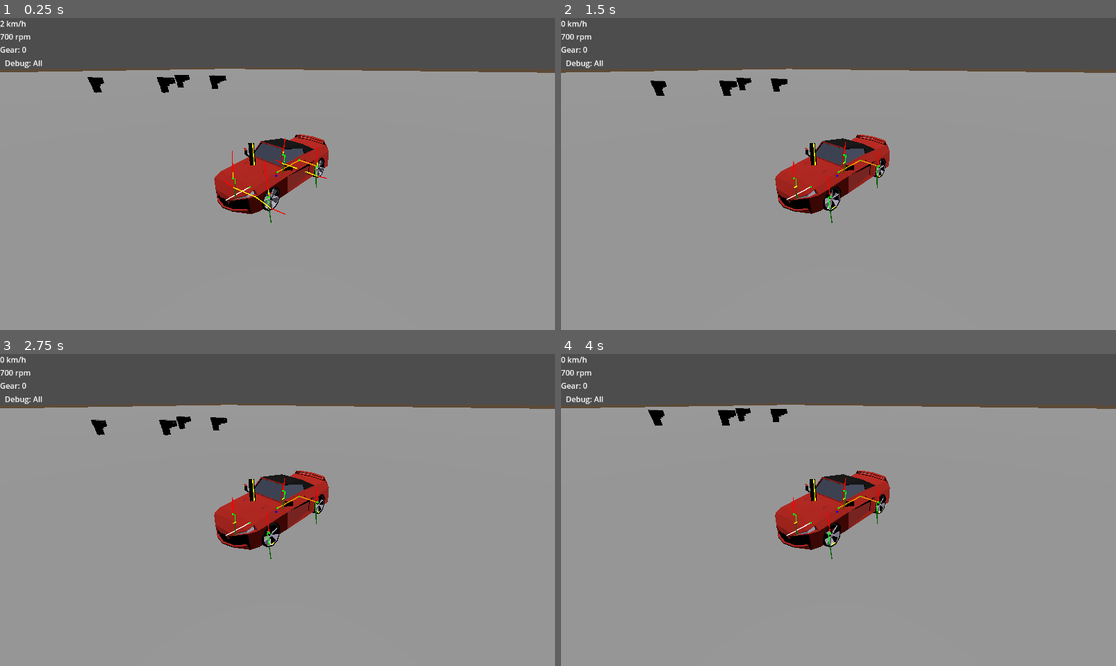
Above: before the commit, frames 1-4 (two rows, left to right).
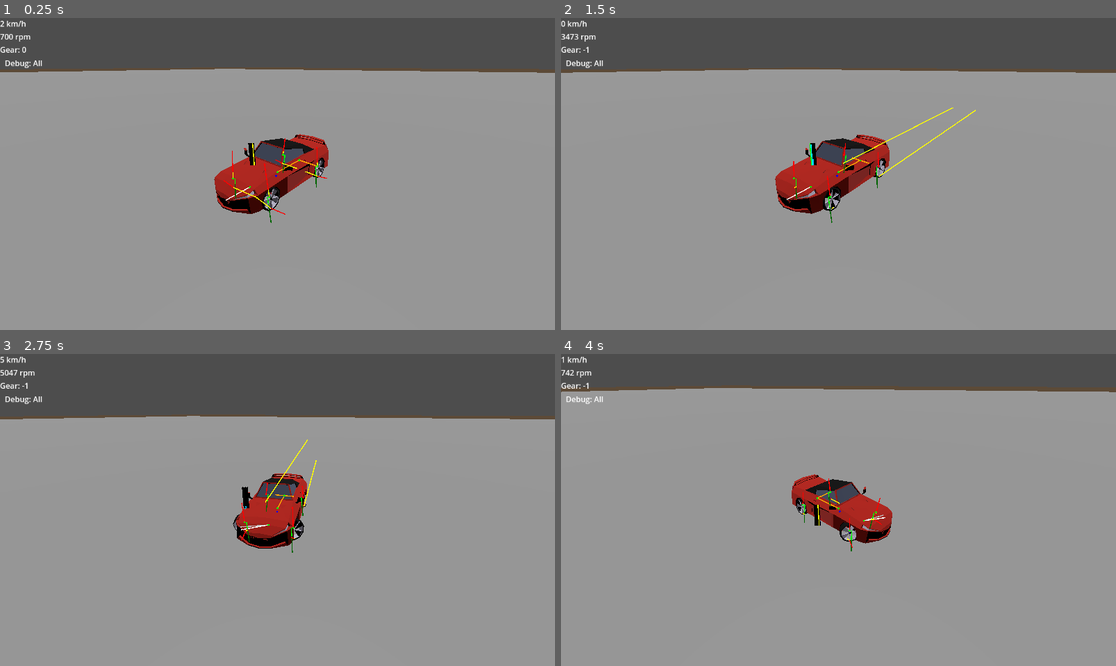
Above: after the commit, the same moments.

Repository: BuddyTynes/Zoomer-Battle
Game: Godot game, scene res://scenes/levels/level1.tscn
Same seed, same stepped clock (60 frames per second), same inputs: the game is played once before the commit and once after it. This scene is started directly instead of the project's main scene.
Inputs:
- Up to frame 1 (0.25 s): no input
- Up to frame 2 (1.5 s): hold D (Steer Right, bound only after the commit) 0.53-1.28 s; tap W (Throttle, bound only after the commit) at 0.6 s; tap Space (jump_or_clamp, bound only after the commit) at 0.77 s; hold S (Brakes, bound only after the commit) from 1.28 s (still down); tap Shift (activate_jet, bound only after the commit) at 1.35 s
- Up to frame 3 (2.75 s): tap Space (jump_or_clamp, bound only after the commit) at 1.52 s; release S (Brakes, bound only after the commit) at 2.03 s; hold D (Steer Right, bound only after the commit) from 2.03 s (still down); hold E (fire_guns, bound only after the commit) from 2.03 s (still down)
- Up to frame 4 (4 s): release E (fire_guns, bound only after the commit) at 2.78 s; tap W (Throttle, bound only after the commit) at 2.85 s; tap Space (jump_or_clamp, bound only after the commit) at 3.02, 3.77 s; release D (Steer Right, bound only after the commit) at 3.53 s; hold A (Steer Left, bound only after the commit) from 3.53 s (still down); hold Shift (activate_jet, bound only after the commit) from 3.53 s (still down)

The runs differ from the first frame. In frame 1, 0.4% of the frame differs, in the area x 15-41%, y 18-25%; in frame 2, 0.7%; in frame 3, 6.6%; in frame 4, 9.4%, in the area x 0-100%, y 0-66%.

Commit message:
Adding keybaord controls

Diff:
--- a/project.godot
+++ b/project.godot
@@ -49,59 +49,58 @@
 , Object(InputEventKey,"resource_local_to_scene":false,"resource_name":"","device":-1,"window_id":0,"alt_pressed":false …(183 unchanged characters)…
 ]
 }
-engine_power={
-"deadzone": 0.5,
-"events": [Object(InputEventJoypadMotion,"resource_local_to_scene":false,"resource_name":"","device":-1,"axis":5,"axis_value":1.0,"script":null)
-]
-}
-reverse_power={
-"deadzone": 0.5,
-"events": [Object(InputEventJoypadMotion,"resource_local_to_scene":false,"resource_name":"","device":-1,"axis":4,"axis_value":1.0,"script":null)
-]
-}
 jump_or_clamp={
 "deadzone": 0.5,
 "events": [Object(InputEventJoypadButton,"resource_local_to_scene":false,"resource_name":"","device":-1,"button_index":10,"pressure":0.0,"pressed":true,"script":null)
+, Object(InputEventKey,"resource_local_to_scene":false,"resource_name":"","device":-1,"window_id":0,"alt_pressed":false,"shift_pressed":false,"ctrl_pressed":false,"meta_pressed":false,"pressed":false,"keycode":0,"physical_keycode":32,"key_label":0,"unicode":32,"location":0,"echo":false,"script":null)
 ]
 }
 ui_right_stick_up={
 "deadzone": 0.5,
 "events": [Object(InputEventJoypadMotion,"resource_local_to_scene":false,"resource_name":"","device":-1,"axis":3,"axis_value":-1.0,"script":null)
+, Object(InputEventKey,"resource_local_to_scene":false,"resource_name":"","device":-1,"window_id":0,"alt_pressed":false,"shift_pressed":true,"ctrl_pressed":false,"meta_pressed":false,"pressed":false,"keycode":0,"physical_keycode":87,"key_label":0,"unicode":87,"location":0,"echo":false,"script":null)
 ]
 }
 ui_right_stick_down={
 "deadzone": 0.5,
 "events": [Object(InputEventJoypadMotion,"resource_local_to_scene":false,"resource_name":"","device":-1,"axis":3,"axis_value":1.0,"script":null)
+, Object(InputEventKey,"resource_local_to_scene":false,"resource_name":"","device":-1,"window_id":0,"alt_pressed":false,"shift_pressed":true,"ctrl_pressed":false,"meta_pressed":false,"pressed":false,"keycode":0,"physical_keycode":83,"key_label":0,"unicode":83,"location":0,"echo":false,"script":null)
 ]
 }
 ui_right_stick_left={
 "deadzone": 0.5,
 "events": [Object(InputEventJoypadMotion,"resource_local_to_scene":false,"resource_name":"","device":-1,"axis":2,"axis_value":-1.0,"script":null)
+, Object(InputEventKey,"resource_local_to_scene":false,"resource_name":"","device":-1,"window_id":0,"alt_pressed":false,"shift_pressed":true,"ctrl_pressed":false,"meta_pressed":false,"pressed":false,"keycode":0,"physical_keycode":65,"key_label":0,"unicode":65,"location":0,"echo":false,"script":null)
 ]
 }
 ui_right_stick_right={
 "deadzone": 0.5,
 "events": [Object(InputEventJoypadMotion,"resource_local_to_scene":false,"resource_name":"","device":-1,"axis":2,"axis_value":1.0,"script":null)
+, Object(InputEventKey,"resource_local_to_scene":false,"resource_name":"","device":-1,"window_id":0,"alt_pressed":false,"shift_pressed":true,"ctrl_pressed":false,"meta_pressed":false,"pressed":false,"keycode":0,"physical_keycode":68,"key_label":0,"unicode":68,"location":0,"echo":false,"script":null)
 ]
 }
 "Steer Left"={
 "deadzone": 0.5,
 "events": [Object(InputEventJoypadMotion,"resource_local_to_scene":false,"resource_name":"","device":-1,"axis":0,"axis_value":-1.0,"script":null)
+, Object(InputEventKey,"resource_local_to_scene":false,"resource_name":"","device":-1,"window_id":0,"alt_pressed":false,"shift_pressed":false,"ctrl_pressed":false,"meta_pressed":false,"pressed":false,"keycode":0,"physical_keycode":65,"key_label":0,"unicode":97,"location":0,"echo":false,"script":null)
 ]
 }
 "Steer Right"={
 "deadzone": 0.5,
 "events": [Object(InputEventJoypadMotion,"resource_local_to_scene":false,"resource_name":"","device":-1,"axis":0,"axis_value":1.0,"script":null)
+, Object(InputEventKey,"resource_local_to_scene":false,"resource_name":"","device":-1,"window_id":0,"alt_pressed":false,"shift_pressed":false,"ctrl_pressed":false,"meta_pressed":false,"pressed":false,"keycode":0,"physical_keycode":68,"key_label":0,"unicode":100,"location":0,"echo":false,"script":null)
 ]
 }
 Brakes={
 "deadzone": 0.5,
 "events": [Object(InputEventJoypadMotion,"resource_local_to_scene":false,"resource_name":"","device":-1,"axis":4,"axis_value":1.0,"script":null)
+, Object(InputEventKey,"resource_local_to_scene":false,"resource_name":"","device":-1,"window_id":0,"alt_pressed":false,"shift_pressed":false,"ctrl_pressed":false,"meta_pressed":false,"pressed":false,"keycode":0,"physical_keycode":83,"key_label":0,"unicode":115,"location":0,"echo":false,"script":null)
 ]
 }
 Throttle={
 "deadzone": 0.5,
 "events": [Object(InputEventJoypadMotion,"resource_local_to_scene":false,"resource_name":"","device":-1,"axis":5,"axis_value":1.0,"script":null)
+, Object(InputEventKey,"resource_local_to_scene":false,"resource_name":"","device":-1,"window_id":0,"alt_pressed":false,"shift_pressed":false,"ctrl_pressed":false,"meta_pressed":false,"pressed":false,"keycode":0,"physical_keycode":87,"key_label":0,"unicode":119,"location":0,"echo":false,"script":null)
 ]
 }
 Handbrake={
@@ -128,6 +127,7 @@
 fire_guns={
 "deadzone": 0.5,
 "events": [Object(InputEventJoypadButton,"resource_local_to_scene":false,"resource_name":"","device":-1,"button_index":9,"pressure":0.0,"pressed":true,"script":null)
+, Object(InputEventKey,"resource_local_to_scene":false,"resource_name":"","device":-1,"window_id":0,"alt_pressed":false,"shift_pressed":false,"ctrl_pressed":false,"meta_pressed":false,"pressed":false,"keycode":0,"physical_keycode":69,"key_label":0,"unicode":101,"location":0,"echo":false,"script":null)
 ]
 }
 ShowDebug={
@@ -145,6 +145,7 @@
 activate_jet={
 "deadzone": 0.5,
 "events": [Object(InputEventJoypadButton,"resource_local_to_scene":false,"resource_name":"","device":-1,"button_index":2,"pressure":0.0,"pressed":true,"script":null)
+, Object(InputEventKey,"resource_local_to_scene":false,"resource_name":"","device":-1,"window_id":0,"alt_pressed":false,"shift_pressed":false,"ctrl_pressed":false,"meta_pressed":false,"pressed":false,"keycode":0,"physical_keycode":4194325,"key_label":0,"unicode":0,"location":0,"echo":false,"script":null)
 ]
 }
 
--- a/scenes/levels/level1.tscn
+++ b/scenes/levels/level1.tscn
@@ -83,25 +83,25 @@
 [node name="Items" type="Node3D" parent="."]
 
 [node name="GunModItem" parent="Items" instance=ExtResource("14_rcwbv")]
-transform = Transform3D(0.5, 0, 0, 0, 0.5, 0, 0, 0, 0.5, 0, 0, 13.9876)
+transform = Transform3D(0.5, 0, 0, 0, 0.5, 0, 0, 0, 0.5, 3.99411, 0, 27.1472)
 
 [node name="GunModItem2" parent="Items" instance=ExtResource("11_be222")]
-transform = Transform3D(0.5, 0, 0, 0, 0.5, 0, 0, 0, 0.5, -8.50946, 0.598745, 10.9793)
+transform = Transform3D(0.5, 0, 0, 0, 0.5, 0, 0, 0, 0.5, 25.8263, 0.598745, 40.2451)
 
 [node name="GunModItem3" parent="Items" instance=ExtResource("12_g6e0y")]
-transform = Transform3D(0.5, 0, 0, 0, 0.5, 0, 0, 0, 0.5, -15.276, 0.598743, 28.9492)
+transform = Transform3D(0.5, 0, 0, 0, 0.5, 0, 0, 0, 0.5, -2.10664, 0.598743, 41.3594)
 
 [node name="GunModItem4" parent="Items" instance=ExtResource("13_5oka7")]
-transform = Transform3D(0.5, 0, 0, 0, 0.5, 0, 0, 0, 0.5, -2.25562, 0.598746, 19.7028)
+transform = Transform3D(0.5, 0, 0, 0, 0.5, 0, 0, 0, 0.5, 14.2075, 0.598746, 19.7028)
 
 [node name="GunModItem5" parent="Items" instance=ExtResource("14_rcwbv")]
-transform = Transform3D(0.5, 0, 0, 0, 0.5, 0, 0, 0, 0.5, -16.4879, 0.598743, -11.2575)
+transform = Transform3D(0.5, 0, 0, 0, 0.5, 0, 0, 0, 0.5, 83.2574, 0.598743, 10.3913)
 
 [node name="GunModItem6" parent="Items" instance=ExtResource("11_be222")]
-transform = Transform3D(0.5, 0, 0, 0, 0.5, 0, 0, 0, 0.5, -17.6736, 0.598742, -5.85852)
+transform = Transform3D(0.5, 0, 0, 0, 0.5, 0, 0, 0, 0.5, 82.0716, 0.598742, 15.7903)
 
 [node name="GunModItem7" parent="Items" instance=ExtResource("12_g6e0y")]
-transform = Transform3D(0.5, 0, 0, 0, 0.5, 0, 0, 0, 0.5, -23.372, 0.598742, -1.94989)
+transform = Transform3D(0.5, 0, 0, 0, 0.5, 0, 0, 0, 0.5, 76.3732, 0.598742, 19.6989)
 
 [node name="GunModItem8" parent="Items" instance=ExtResource("13_5oka7")]
-transform = Transform3D(0.5, 0, 0, 0, 0.5, 0, 0, 0, 0.5, -21.3196, 0.598738, -9.8912)
+transform = Transform3D(0.5, 0, 0, 0, 0.5, 0, 0, 0, 0.5, 78.4257, 0.598738, 11.7576)
--- a/scenes/player/modules/in-game-items/gyro_mod_item.tscn
+++ b/scenes/player/modules/in-game-items/gyro_mod_item.tscn
@@ -4,7 +4,7 @@
 [ext_resource type="PackedScene" uid="uid://pdgtan28wgfr" path="res://scenes/player/modules/gyro_mod.tscn" id="2_qcxjc"]
 
 [sub_resource type="StandardMaterial3D" id="StandardMaterial3D_mjjgh"]
-albedo_color = Color(0.340339, 0.340339, 0.340339, 1)
+albedo_color = Color(0.686095, 0.538269, 0.965263, 1)
 
 [sub_resource type="Animation" id="Animation_tptd8"]
 length = 0.001
--- a/scenes/player/modules/in-game-items/jet_mod_item.tscn
+++ b/scenes/player/modules/in-game-items/jet_mod_item.tscn
@@ -4,7 +4,7 @@
 [ext_resource type="PackedScene" uid="uid://do70wir11avc5" path="res://scenes/player/modules/jet_mod.tscn" id="2_17ol2"]
 
 [sub_resource type="StandardMaterial3D" id="StandardMaterial3D_mjjgh"]
-albedo_color = Color(0.340339, 0.340339, 0.340339, 1)
+albedo_color = Color(0.627451, 0.0196078, 0.0980392, 1)
 
 [sub_resource type="Animation" id="Animation_tptd8"]
 length = 0.001
--- a/scenes/player/modules/in-game-items/jump_mod_item.tscn
+++ b/scenes/player/modules/in-game-items/jump_mod_item.tscn
@@ -4,7 +4,7 @@
 [ext_resource type="PackedScene" uid="uid://c5w2grk57isme" path="res://scenes/player/modules/jump_mod.tscn" id="2_f40x4"]
 
 [sub_resource type="StandardMaterial3D" id="StandardMaterial3D_mjjgh"]
-albedo_color = Color(0.340339, 0.340339, 0.340339, 1)
+albedo_color = Color(0.552941, 0.831373, 0.47451, 1)
 
 [sub_resource type="Animation" id="Animation_tptd8"]
 length = 0.001
